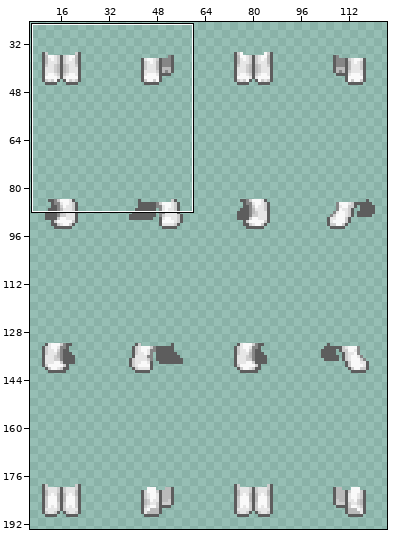
A sprite sheet gets an edit: FreshmanRPG/GameClient-desktop/ui-data/pants/pants_white.png. Above: a wide view before the commit, with the close-up outlined.
Close-up. Before the commit:
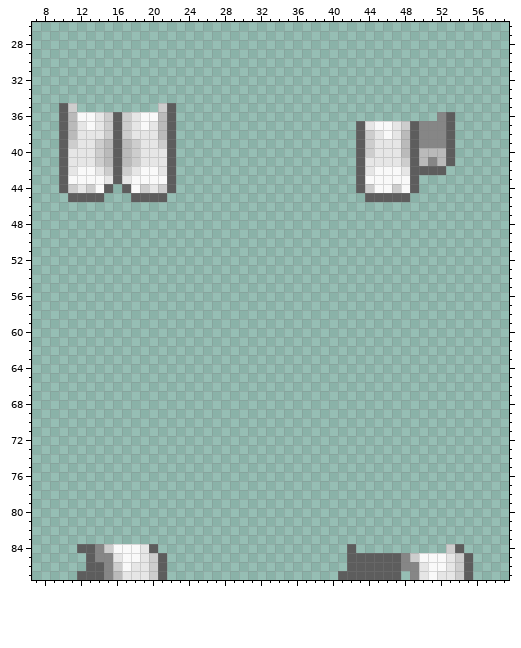
The file is 130x194 pixels. Colours within 5 levels of each other are drawn and written as one. Shown: x 7..59, y 26..87. The wide view leaves out empty margins. The commit also changed other parts of the picture, which this record leaves out.
New version:
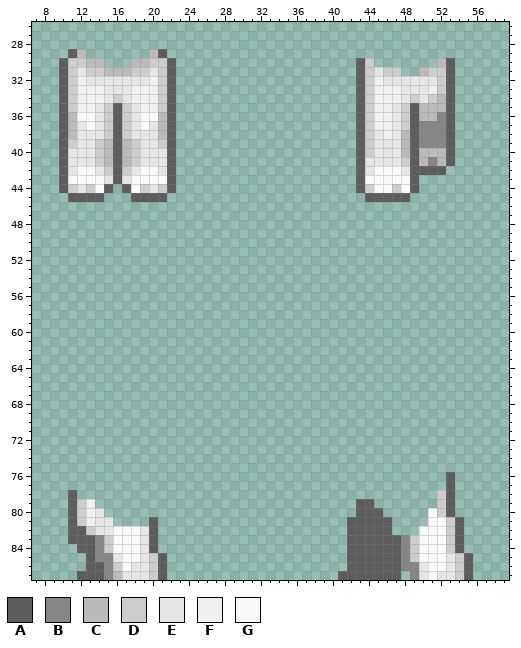
Palette (. is transparent): A #5d5d5d  B #868686  C #bababa  D #cdcdcd  E #e6e6e6  F #f0f0f0  G #f9f9f9
What changed:
@@ x 7..59 @@
 28 .....................................................
-29 .....................................................
-30 .....................................................
-31 .....................................................
-32 .....................................................
-33 .....................................................
-34 .....................................................
-35 ...AD.........DA.....................................
-36 ...ACGGEDADEGGCA.............................BA......
-37 ...ACEGEDADEGECA....................AEGGEDABBBA......
-38 ...ACEEEDADEEECA....................ADEGECABBBA......
+29 ....AC.......CA......................................
+30 ...ADDCC...CCDDA....................AD.......CA......
+31 ...ADEDDCCCDDEDA....................ADEDD..CDDA......
+32 ...ADFEEEEEEEFDA....................ADFEEEEEEDA......
+33 ...ADFFFEEEFFFDA....................ADFFFEEEFDA......
+34 ...ADFFFEDEFFFDA....................ADFFFEDEDCA......
+35 ...ADFFEDADEFFDA....................ADFFEDACCCA......
+36 ...ACGGEDADEGGCA....................ADFFEDACCBA......
+37 ...ACEGEDADEGECA....................ADFFEDABBBA......
+38 ...ACEEEDADEEECA....................ADEFECABBBA......
 39 ...ADEEDCACDEEDA....................ADEEECABBBA......
@@ x 7..59 @@
 75 .....................................................
-76 .....................................................
-77 .....................................................
-78 .....................................................
-79 .....................................................
-80 .....................................................
-81 .....................................................
-82 .....................................................
-83 .....................................................
-84 .....AABDGGGEA.....................A..........DA.....
+76 ..............................................A......
+77 ..............................................A......
+78 ....A........................................DA......
+79 ....ADF.............................AA.......DA......
+80 ....ADFE............................AAA.....GDA......
+81 ....ADFEE....A.....................AAAAA....GGDA.....
+82 ....AADEEGGGEA.....................AAAAA...GGGDA.....
+83 ....AAABDGGGEA.....................AAAAAABDGGGDA.....
+84 .....AABDGGGEA.....................AAAAAABDGGGDA.....
 85 ......ABBEGGEDA....................AAAAAABDGGGEDA....
Where, in picture pixels (left, top, right, bottom), the same in both close-ups:
added: (59, 49, 176, 112)
changed: (356, 58, 455, 139)
added: (347, 472, 464, 553)
added: (68, 490, 158, 544)
